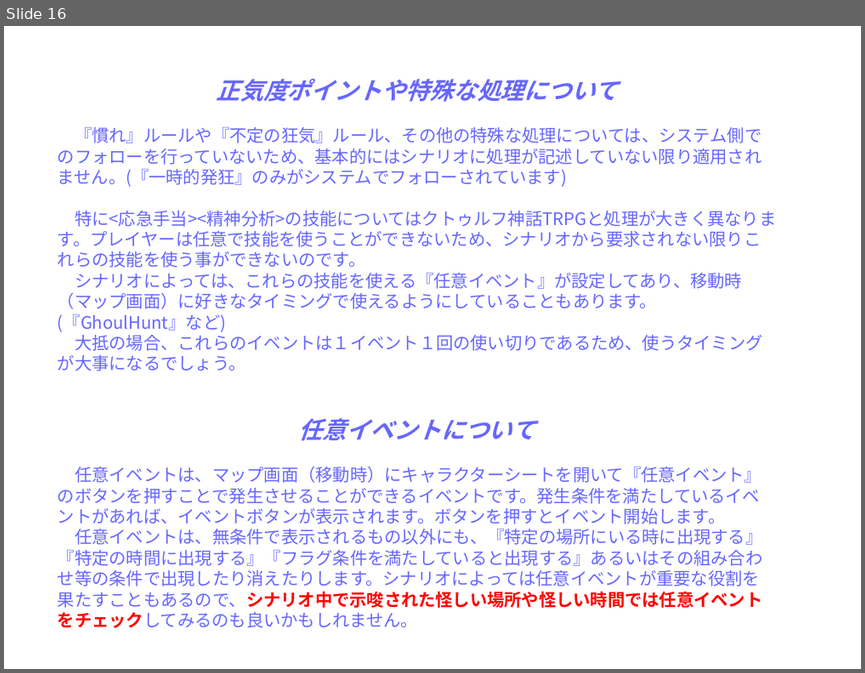
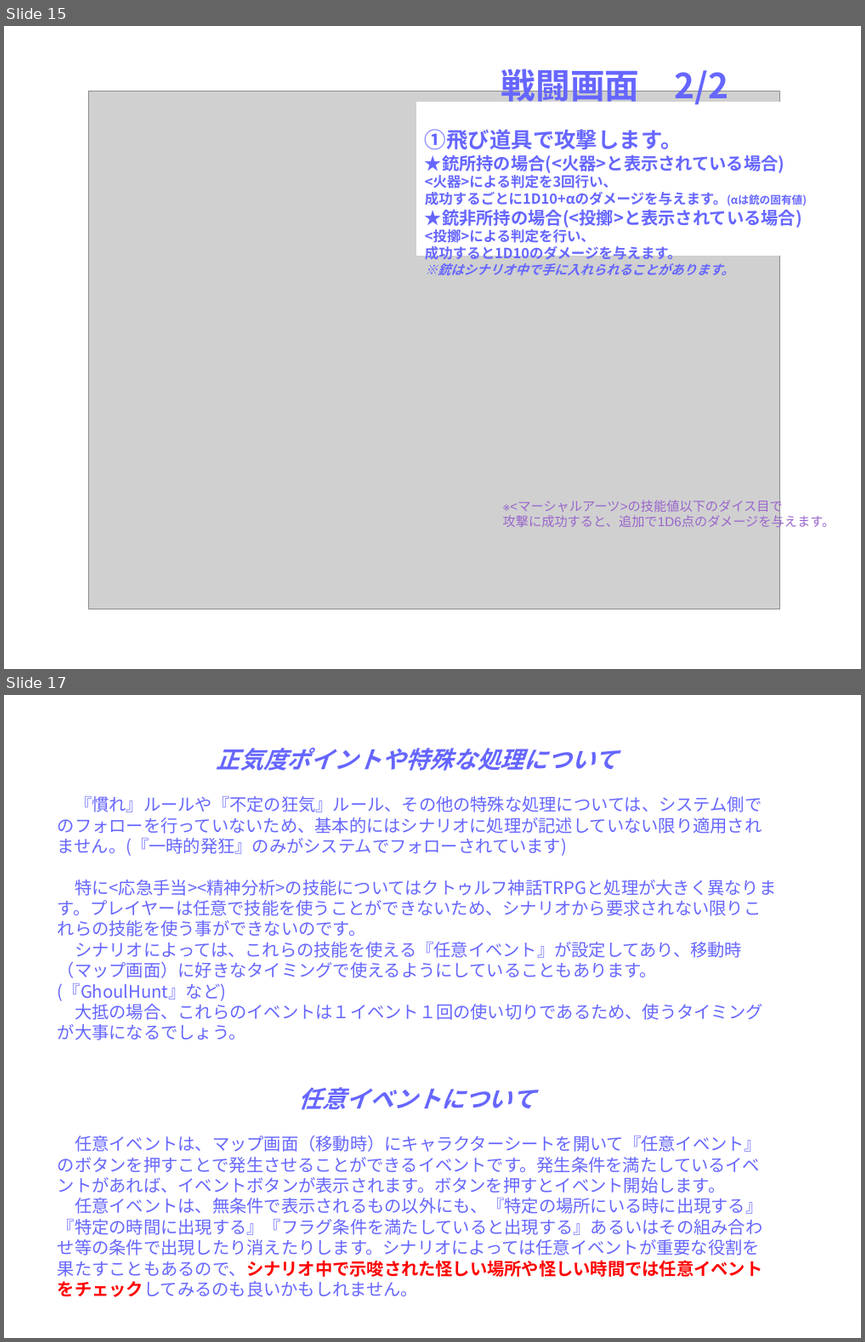
Before and after one commit to HidehiroNomoto/CoCARScenario, a slide deck: CoCScenario/説明書/新規 OpenDocument プレゼンテーション.odp. Shown one above the other, each under a label of ours: slide 16 before the commit, slides 15 and 17 after it; the slides between them are not shown. The pictures are 865x673 and 865x1342 pixels, drawn with LibreOffice and Linux fonts; fonts in the diff are those of the drawing; grey boxes stand for pictures. Boxes give left, top, right and bottom in pixels: in the first picture for what was removed or moved away, otherwise in the second. Text is boxed around its words. In the diff, an @@ line names an element or a change of style, - is before the commit and + after.

```diff
--- a/CoCScenario/説明書/新規 OpenDocument プレゼンテーション.odp
+++ b/CoCScenario/説明書/新規 OpenDocument プレゼンテーション.odp
@@ slide 15 added at bbox=[4, 26, 861, 669], background #FFFFFF @@
@@ text added at bbox=[501, 63, 728, 108], 32 pt, text #6666FF, bold @@
+戦闘画面 2/2
@@ picture added at bbox=[89, 91, 780, 609] @@
@@ rectangle added at bbox=[417, 102, 800, 256], fill #FFFFFF, outline #FFFFFF 0 pt @@
@@ text added at bbox=[425, 129, 806, 275], 13 pt, text #6666FF, bold @@
+①飛び道具で攻撃します。
+★銃所持の場合(<火器>と表示されている場合)
+<火器>による判定を3回行い、
+成功するごとに1D10+αのダメージを与えます。(αは銃の固有値)
+★銃非所持の場合(<投擲>と表示されている場合)
+<投擲>による判定を行い、
+成功すると1D10のダメージを与えます。
+※銃はシナリオ中で手に入れられることがあります。
@@ text added at bbox=[503, 498, 835, 530], 12 pt, text #9966CC @@
+※<マーシャルアーツ>の技能値以下のダイス目で
+攻撃に成功すると、追加で1D6点のダメージを与えます。
@@ what was slide 16 is now slide 17 @@
```
Also in this commit, not shown: 1 slide changed, 1 other slide added, 1 slide removed, 3 other files.
